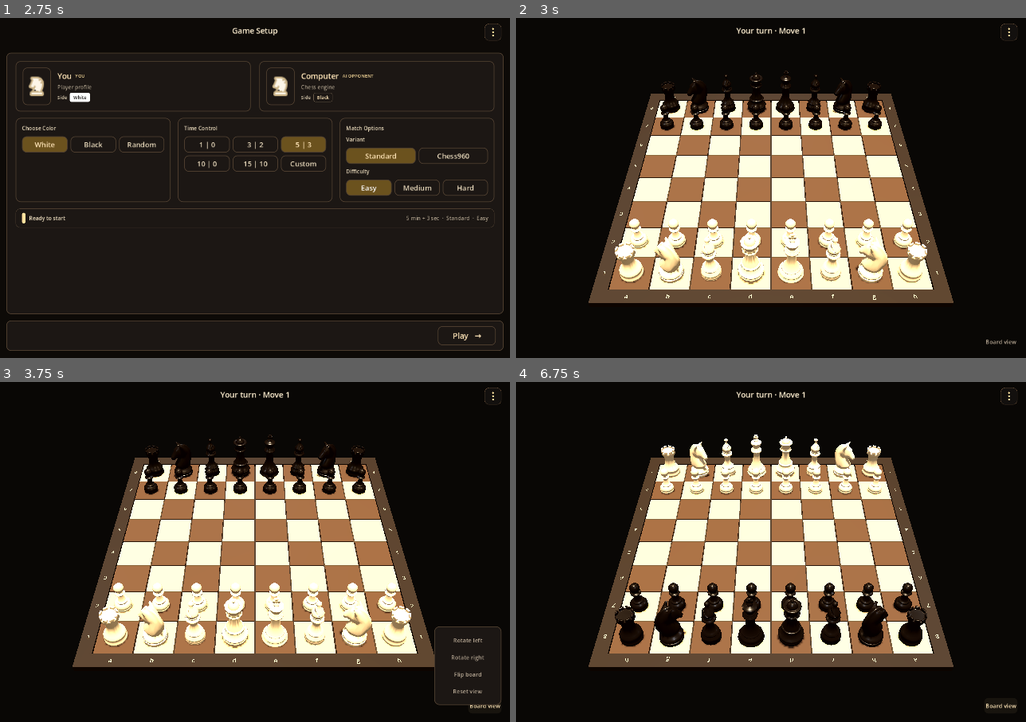
Above: before the commit, frames 1-4 (two rows, left to right).
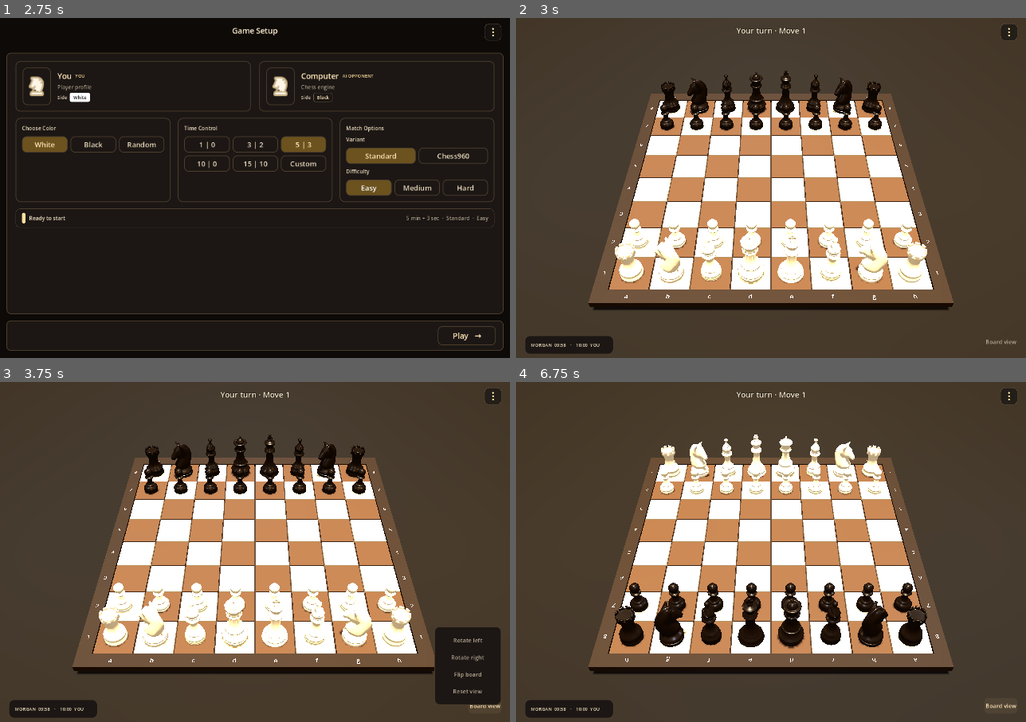
Above: after the commit, the same moments.

Repository: shedrackgodstime/chess-relay
Game: Godot game, scene res://src/ui/app/app_root.tscn
Same seed, same stepped clock (60 frames per second), same inputs: the game is played once before the commit and once after it.
Inputs:
- Up to frame 1 (2.75 s): click "Vs computer" at 0.5 s; click "Easy" at 1.25 s; click "Easy" at 2 s
- Up to frame 2 (3 s): click "Play →" at 2.75 s
- Up to frame 3 (3.75 s): click "Board view" at 3.5 s
- Up to frame 4 (6.75 s): click "Rotate left" at 4.25 s; click "Rotate right" at 5 s; click "Flip board" at 5.75 s; click "Board view" at 6.5 s

Frame 1 is identical in both runs. In frame 2, 85% of the frame differs, in the area x 0-100%, y 0-100%; in frame 3, 82%; in frame 4, 84%.

Commit message:
checkpoint

Diff:
--- a/godot/src/ui/app/app_root.gd
+++ b/godot/src/ui/app/app_root.gd
@@ -49,7 +49,7 @@
 	var setup := GAME_SETUP_SCREEN.instantiate() as GameSetupScreen
 	setup.settings_requested.connect(_on_settings_requested)
 	setup.leave_requested.connect(_on_game_setup_leave_requested)
-	setup.play_requested.connect(_show_game_screen)
+	setup.play_requested.connect(_show_game_screen.bind(false))
 	_show_screen(setup)
 
 
@@ -110,12 +110,14 @@
 	setup.configure_peer(opponent_name, setup_kind)
 	setup.settings_requested.connect(_on_settings_requested)
 	setup.leave_requested.connect(_on_game_setup_leave_requested)
-	setup.play_requested.connect(_show_game_screen)
+	setup.play_requested.connect(_show_game_screen.bind(true))
 	_show_screen(setup)
 
 
-func _show_game_screen() -> void:
+func _show_game_screen(is_multiplayer: bool = false) -> void:
 	var game := GAME_SCREEN.instantiate() as GameScreen
+	if is_multiplayer:
+		game.configure_peer()
 	game.leave_requested.connect(_show_home_screen)
 	_show_screen(game)
 
--- a/godot/src/ui/screens/game/game_screen.gd
+++ b/godot/src/ui/screens/game/game_screen.gd
@@ -12,15 +12,27 @@
 const CAMERA_TARGET := Vector3(0.0, -0.45, 0.0)
 const PIECE_VIEW_SCENE := preload("res://src/game/pieces/piece_view.tscn")
 var _camera_scale := 1.0
+var _is_multiplayer := false
+
+
+func configure_peer() -> void:
+	_is_multiplayer = true
+	if is_node_ready():
+		_update_header_visibility()
 
 
 func _ready() -> void:
 	_header.menu_requested.connect(_open_game_menu)
 	_board_view_button.pressed.connect(_toggle_board_view_menu)
 	_board.square_pressed.connect(_on_square_pressed)
+	_update_header_visibility()
 	_camera.target = CAMERA_TARGET
 	_update_camera_framing()
 	_build_demo_position()
+
+
+func _update_header_visibility() -> void:
+	_header.set_visibility(_is_multiplayer, _is_multiplayer, true, true)
 
 
 func _build_demo_position() -> void:
--- a/godot/src/ui/screens/game/game_screen.tscn
+++ b/godot/src/ui/screens/game/game_screen.tscn
@@ -7,11 +7,19 @@
 
 [sub_resource type="Environment" id="Environment_game"]
 background_mode = 1
-background_color = Color(0.035, 0.026, 0.02, 1)
+background_color = Color(0.045, 0.035, 0.028, 1)
 ambient_light_source = 3
-ambient_light_color = Color(0.62, 0.53, 0.42, 1)
-ambient_light_energy = 0.7
+ambient_light_color = Color(0.72, 0.64, 0.54, 1)
+ambient_light_energy = 1.05
 tonemap_mode = 2
+
+[sub_resource type="StandardMaterial3D" id="GroundMaterial"]
+albedo_color = Color(0.055, 0.043, 0.035, 1)
+roughness = 0.92
+
+[sub_resource type="PlaneMesh" id="GroundMesh"]
+material = SubResource("GroundMaterial")
+size = Vector2(36, 36)
 
 [node name="GameScreen" type="Control"]
 layout_mode = 3
@@ -41,32 +49,36 @@
 [node name="KeyLight" type="DirectionalLight3D" parent="World"]
 rotation_degrees = Vector3(-90, 0, 0)
 light_color = Color(1, 0.91, 0.75, 1)
-light_energy = 1.35
+light_energy = 1.55
 shadow_enabled = true
 
 [node name="OpponentFillLight" type="OmniLight3D" parent="World"]
 position = Vector3(0, 6, -7)
 light_color = Color(0.82, 0.88, 1, 1)
-light_energy = 0.55
+light_energy = 0.9
 omni_range = 18.0
 
 [node name="PlayerFillLight" type="OmniLight3D" parent="World"]
 position = Vector3(0, 6, 7)
 light_color = Color(1, 0.9, 0.76, 1)
-light_energy = 0.55
+light_energy = 0.85
 omni_range = 18.0
 
 [node name="LeftFillLight" type="OmniLight3D" parent="World"]
 position = Vector3(-7, 5, 0)
 light_color = Color(0.84, 0.9, 1, 1)
-light_energy = 0.35
+light_energy = 0.58
 omni_range = 18.0
 
 [node name="RightFillLight" type="OmniLight3D" parent="World"]
 position = Vector3(7, 5, 0)
 light_color = Color(1, 0.86, 0.72, 1)
-light_energy = 0.35
+light_energy = 0.58
 omni_range = 18.0
+
+[node name="Ground" type="MeshInstance3D" parent="World"]
+position = Vector3(0, -0.32, 0)
+mesh = SubResource("GroundMesh")
 
 [node name="Camera" type="Camera3D" parent="World"]
 unique_name_in_owner = true
@@ -116,3 +128,41 @@
 text = "Board view"
 tooltip_text = "Change board orientation"
 accessibility_name = "Change board orientation"
+
+[node name="ClockStrip" type="PanelContainer" parent="HUD/HUDRoot"]
+layout_mode = 0
+anchor_left = 0.0
+anchor_top = 1.0
+anchor_right = 0.0
+anchor_bottom = 1.0
+offset_left = 24.0
+offset_top = -64.0
+offset_right = 276.0
+offset_bottom = -32.0
+theme_type_variation = &"Card"
+mouse_filter = 2
+
+[node name="Content" type="HBoxContainer" parent="HUD/HUDRoot/ClockStrip"]
+layout_mode = 2
+theme_override_constants/separation = 12
+
+[node name="OpponentClock" type="Label" parent="HUD/HUDRoot/ClockStrip/Content"]
+layout_mode = 2
+size_flags_horizontal = 3
+theme_type_variation = &"Caption"
+text = "MORGAN  09:58"
+horizontal_alignment = 2
+vertical_alignment = 1
+
+[node name="Divider" type="Label" parent="HUD/HUDRoot/ClockStrip/Content"]
+layout_mode = 2
+theme_type_variation = &"Caption"
+text = "·"
+vertical_alignment = 1
+
+[node name="PlayerClock" type="Label" parent="HUD/HUDRoot/ClockStrip/Content"]
+layout_mode = 2
+size_flags_horizontal = 3
+theme_type_variation = &"Caption"
+text = "10:00  YOU"
+vertical_alignment = 1
--- a/godot/tests/ui_smoke_test.gd
+++ b/godot/tests/ui_smoke_test.gd
@@ -246,6 +246,23 @@
 	var game := GAME_SCENE.instantiate() as GameScreen
 	root.add_child(game)
 	await process_frame
+	var clock_strip := game.get_node("HUD/HUDRoot/ClockStrip") as PanelContainer
+	_check(clock_strip != null, "game screen has a compact clock strip")
+	_check(clock_strip.get_node("Content/OpponentClock").text == "MORGAN  09:58",
+		"clock strip shows the opponent clock")
+	_check(clock_strip.get_node("Content/PlayerClock").text == "10:00  YOU",
+		"clock strip shows the local clock")
+	_check(not game.get_node("HUD/HUDRoot/GameHeader/NetworkIndicator").visible,
+		"computer game keeps network status hidden")
+	var peer_game := GAME_SCENE.instantiate() as GameScreen
+	peer_game.configure_peer()
+	root.add_child(peer_game)
+	await process_frame
+	_check(peer_game.get_node("HUD/HUDRoot/GameHeader/NetworkIndicator").visible,
+		"peer game restores network status in the header")
+	_check(peer_game.get_node("HUD/HUDRoot/GameHeader/VoiceCluster").visible,
+		"peer game restores voice control in the header")
+	peer_game.queue_free()
 	# The screen root is a full-rect Control and Control.mouse_filter defaults to
 	# MOUSE_FILTER_STOP, which is why it is set to IGNORE. Without this, no mouse
 	# event reaches the camera at all.
@@ -375,6 +392,13 @@
 		"game has a left-side fill light")
 	_check(game.get_node("World/RightFillLight") is OmniLight3D,
 		"game has a right-side fill light")
+	var ground := game.get_node("World/Ground") as MeshInstance3D
+	_check(ground != null and ground.mesh is PlaneMesh,
+		"game grounds the board with a quiet surface")
+	_check(key_light.light_energy >= 1.5,
+		"game key light is bright enough for the dark pieces")
+	_check((game.get_node("World/OpponentFillLight") as OmniLight3D).light_energy >= 0.8,
+		"opponent-side fill light lifts the dark pieces")
 	game._update_camera_framing(1440.0, 900.0)
 	var wide_camera_height := game._camera.position.y
 	game._update_camera_framing(640.0, 900.0)
Not shown: 1 places in godot/src/ui/screens/game/game_screen.tscn that only renumber resources
